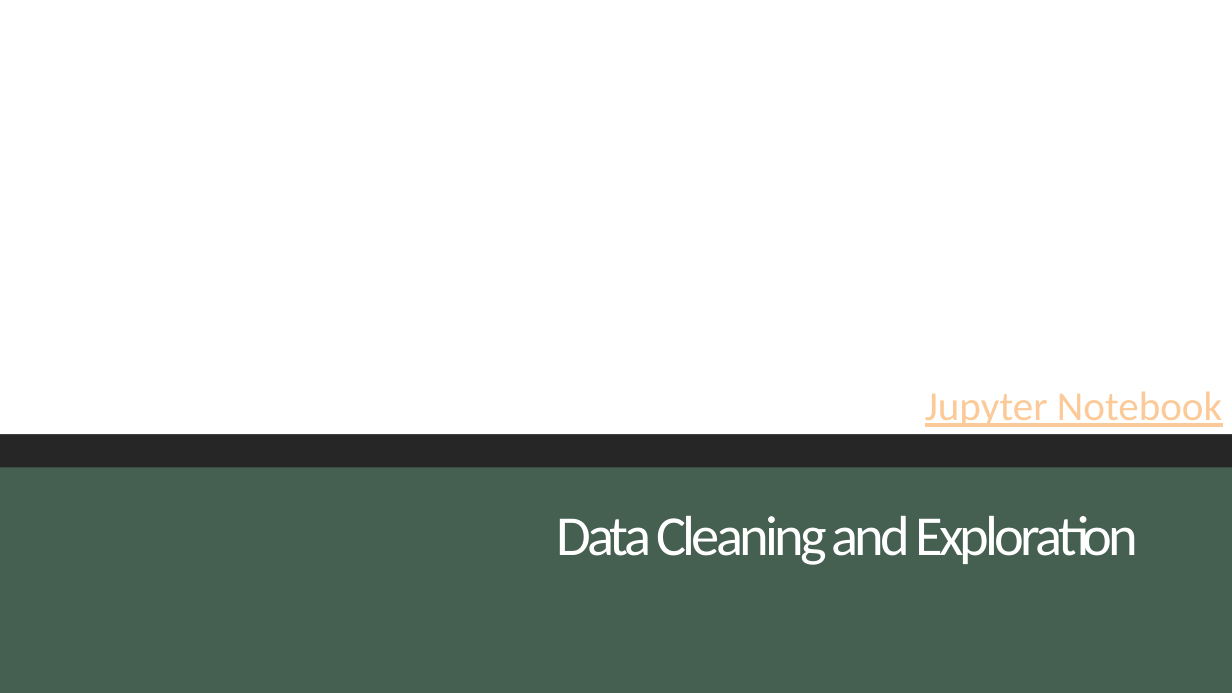
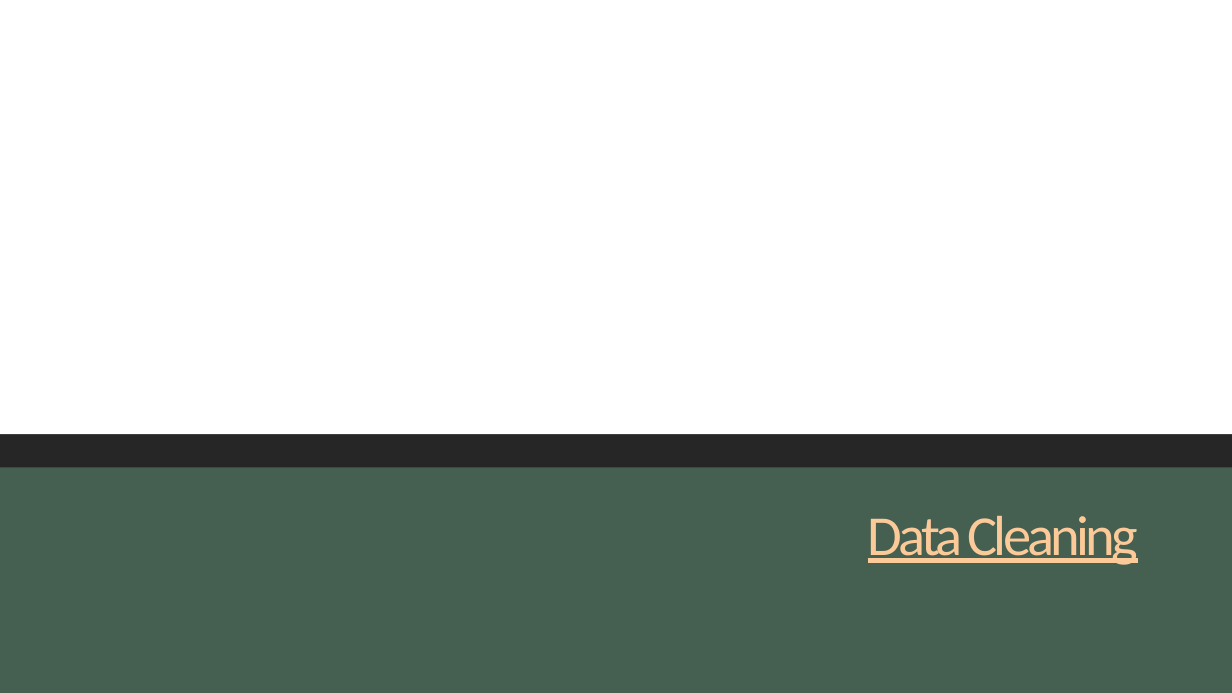
Before and after one commit to ashleighdevito/Cryptocurrency, a slide deck: slide 5 of Presentation/1_cryptocurrency_presentation.pptx (slide 6 before the commit). Drawn at 1232x693 pixels with LibreOffice and Linux fonts; fonts in the diff are those of the drawing. Boxes give left, top, right and bottom in pixels: in the first picture for what was removed or moved away, otherwise in the second. Text is boxed around its words. In the diff, an @@ line names an element or a change of style, - is before the commit and + after.

```diff
--- a/Presentation/1_cryptocurrency_presentation.pptx
+++ b/Presentation/1_cryptocurrency_presentation.pptx
@@ text in rectangle at bbox=[925, 391, 1222, 427]: text removed @@
-Jupyter Notebook
@@ title at bbox=[868, 516, 1138, 565]: text changed; text colour #FFFFFF to #FBCA98 @@
-Data Cleaning and Exploration
+Data Cleaning
```
Also in this commit, not shown: 11 other slides changed, 2 slides added, 3 slides removed, 21 other files.
